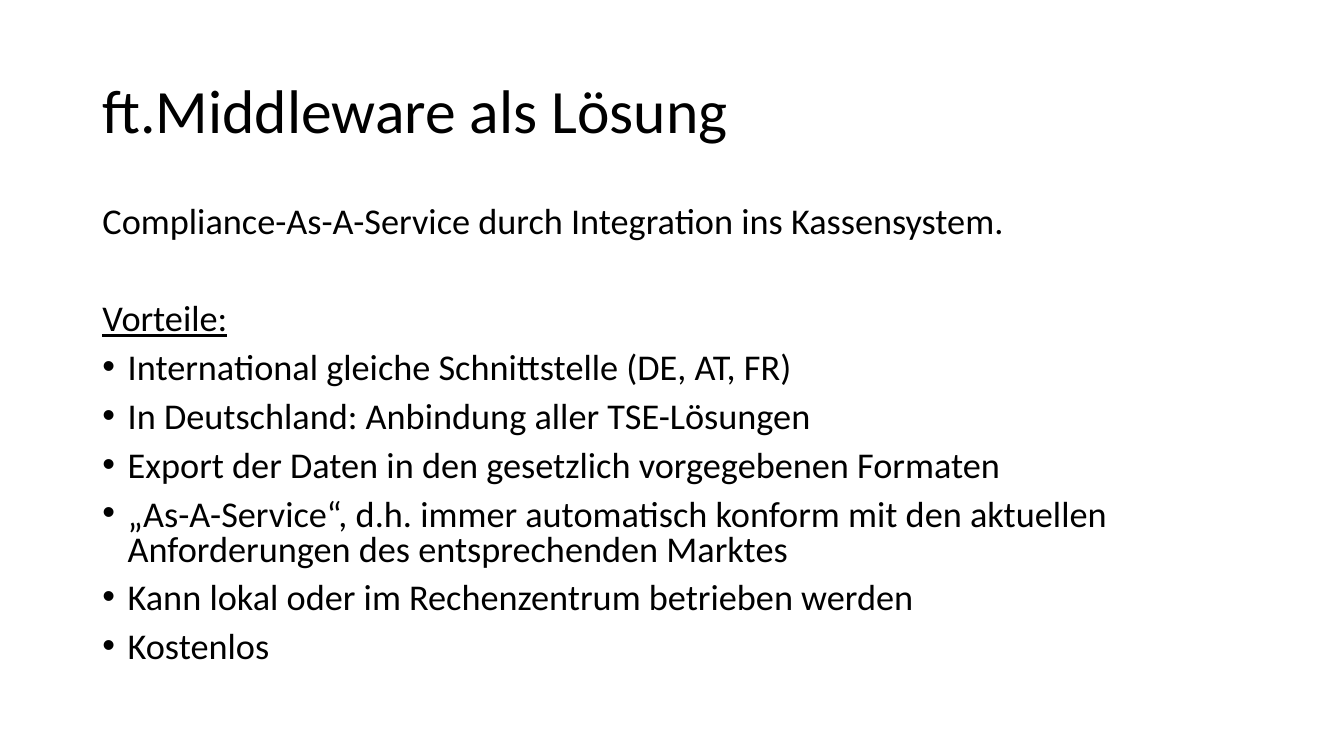
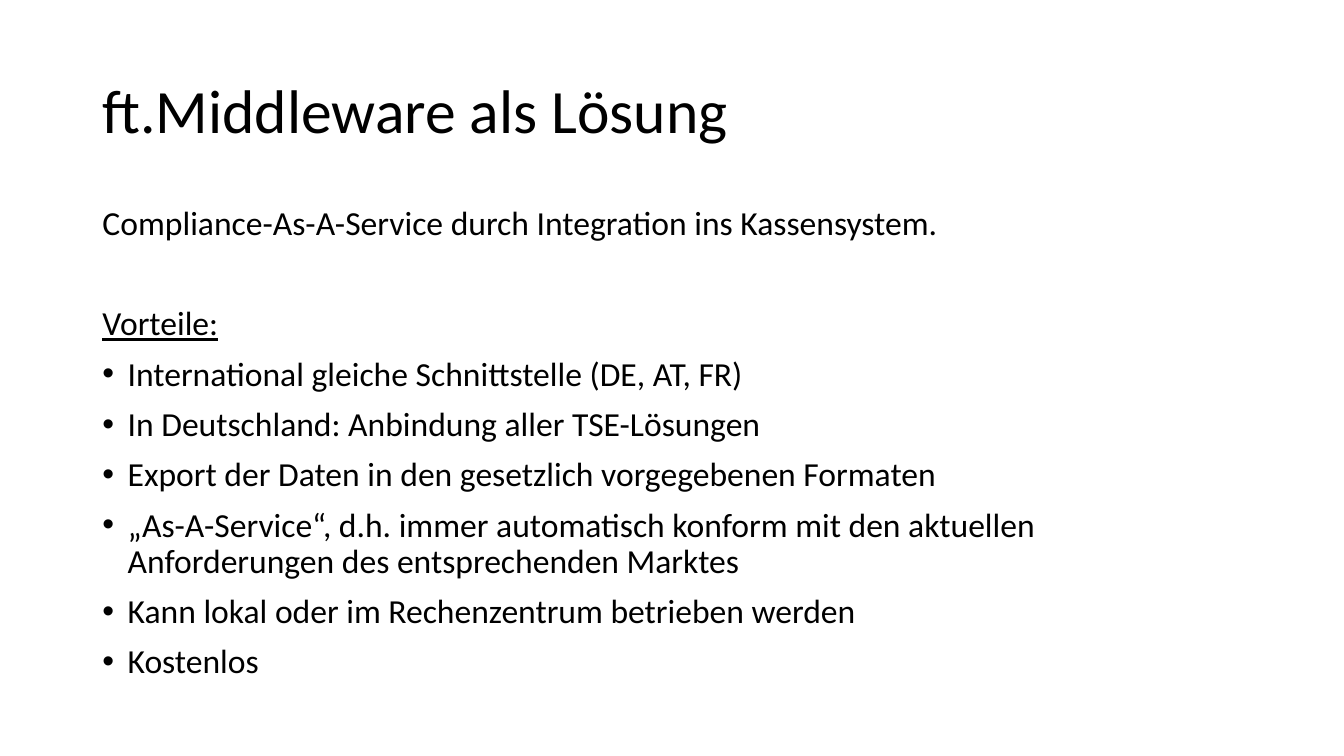
Before and after one commit to fiskaltrust/productdescription-de-doc, a slide deck: slide 5 of for-poscreators/presentation/onboarding_de.pptx. Drawn at 1344x756 pixels with LibreOffice and Linux fonts; fonts in the diff are those of the drawing. Boxes give left, top, right and bottom in pixels: in the first picture for what was removed or moved away, otherwise in the second. Text is boxed around its words. In the diff, an @@ line names an element or a change of style, - is before the commit and + after.

```diff
--- a/for-poscreators/presentation/onboarding_de.pptx
+++ b/for-poscreators/presentation/onboarding_de.pptx
@@ text "Compliance-As-A-Service durch Integration ins Kassensystem." at [102, 211, 1035, 674]: size 25.9 to 24 pt; line spacing 0.8 to 0.9 @@
```
Also in this commit, not shown: 8 other slides changed, 7 slides added, 1 slide removed, 6 other files.
